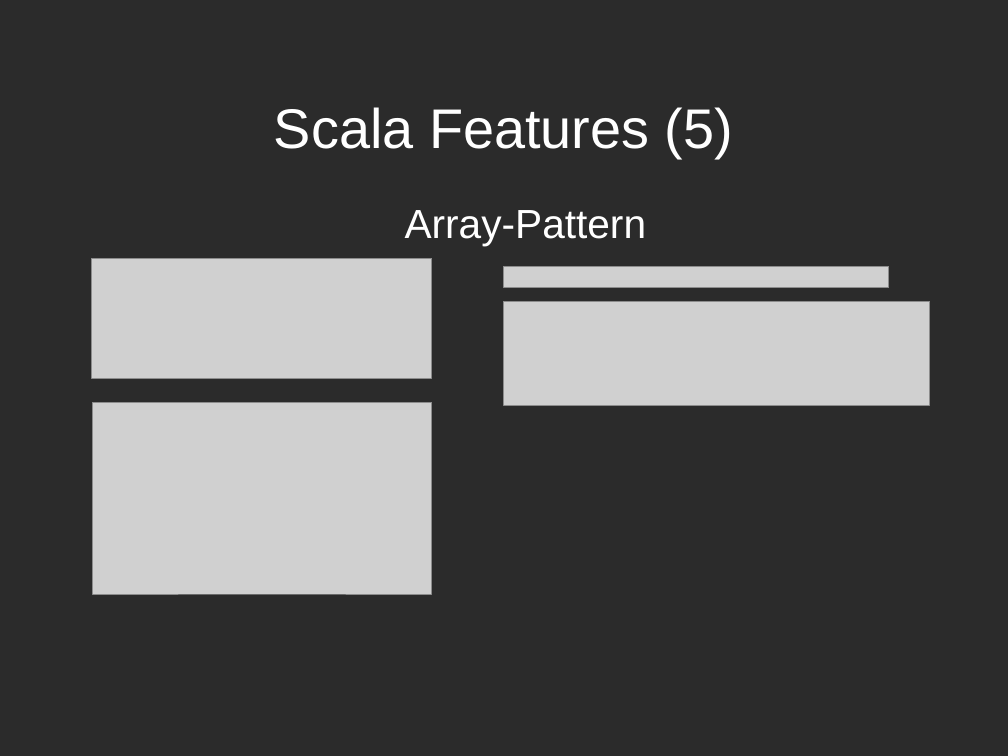
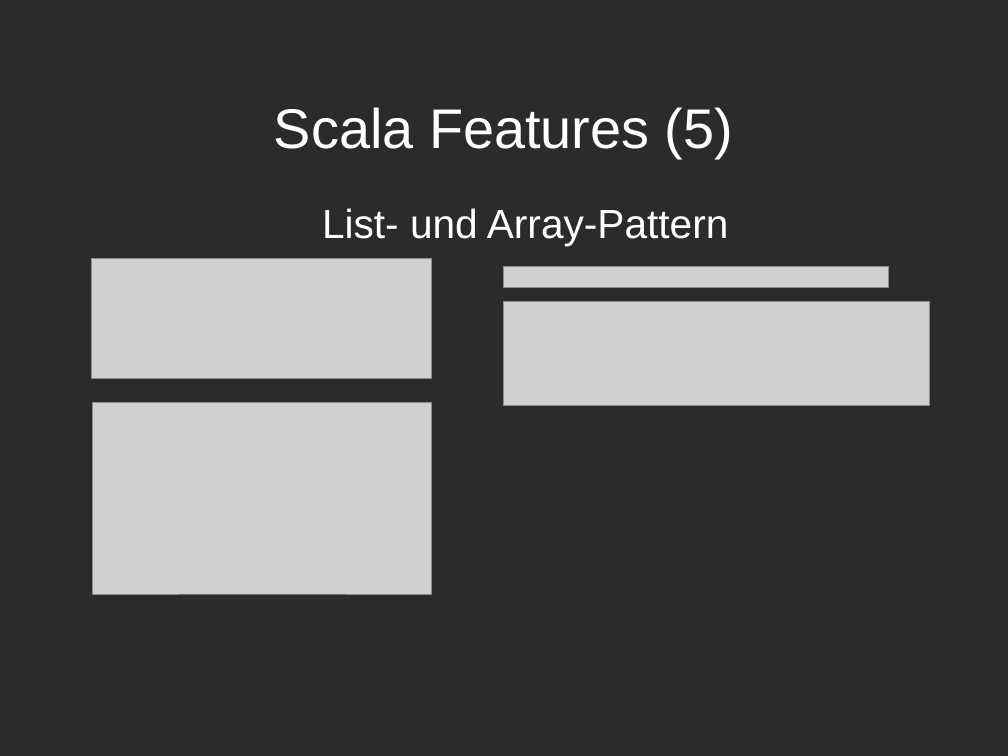
Before and after one commit to Jaykhum/dicewar, a slide deck: slide 13 of doc/Dicewars.odp. Drawn at 1008x756 pixels with LibreOffice and Linux fonts; fonts in the diff are those of the drawing; grey boxes stand for pictures; background and template pictures are left out; a plain dark background stands for a picture behind light text. Boxes give left, top, right and bottom in pixels: in the first picture for what was removed or moved away, otherwise in the second. Text is boxed around its words. In the diff, an @@ line names an element or a change of style, - is before the commit and + after.

```diff
--- a/doc/Dicewars.odp
+++ b/doc/Dicewars.odp
@@ text at [322,208,729,246]: text changed @@
-Array-Pattern
+List- und Array-Pattern
```
Also in this commit, not shown: 3 other slides changed, 2 other files.
